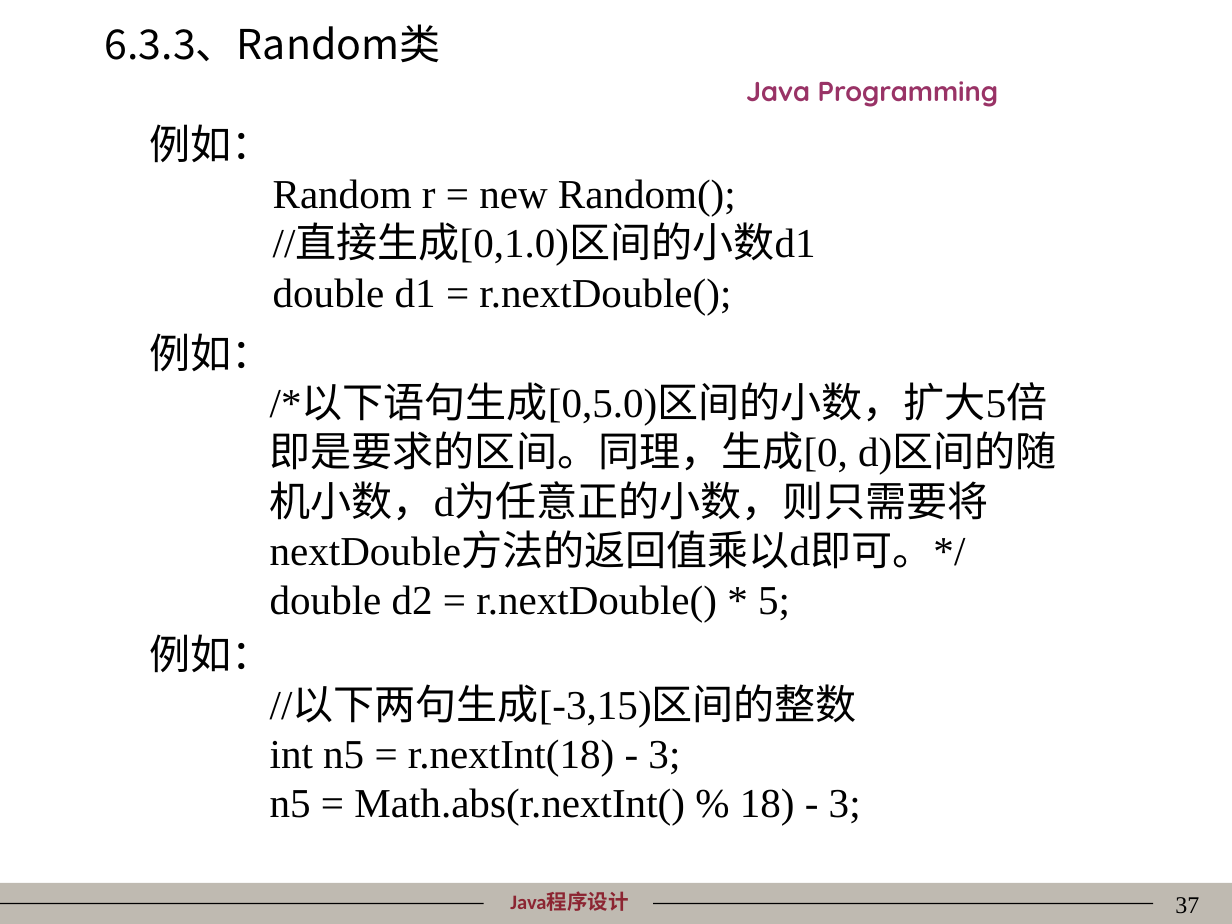
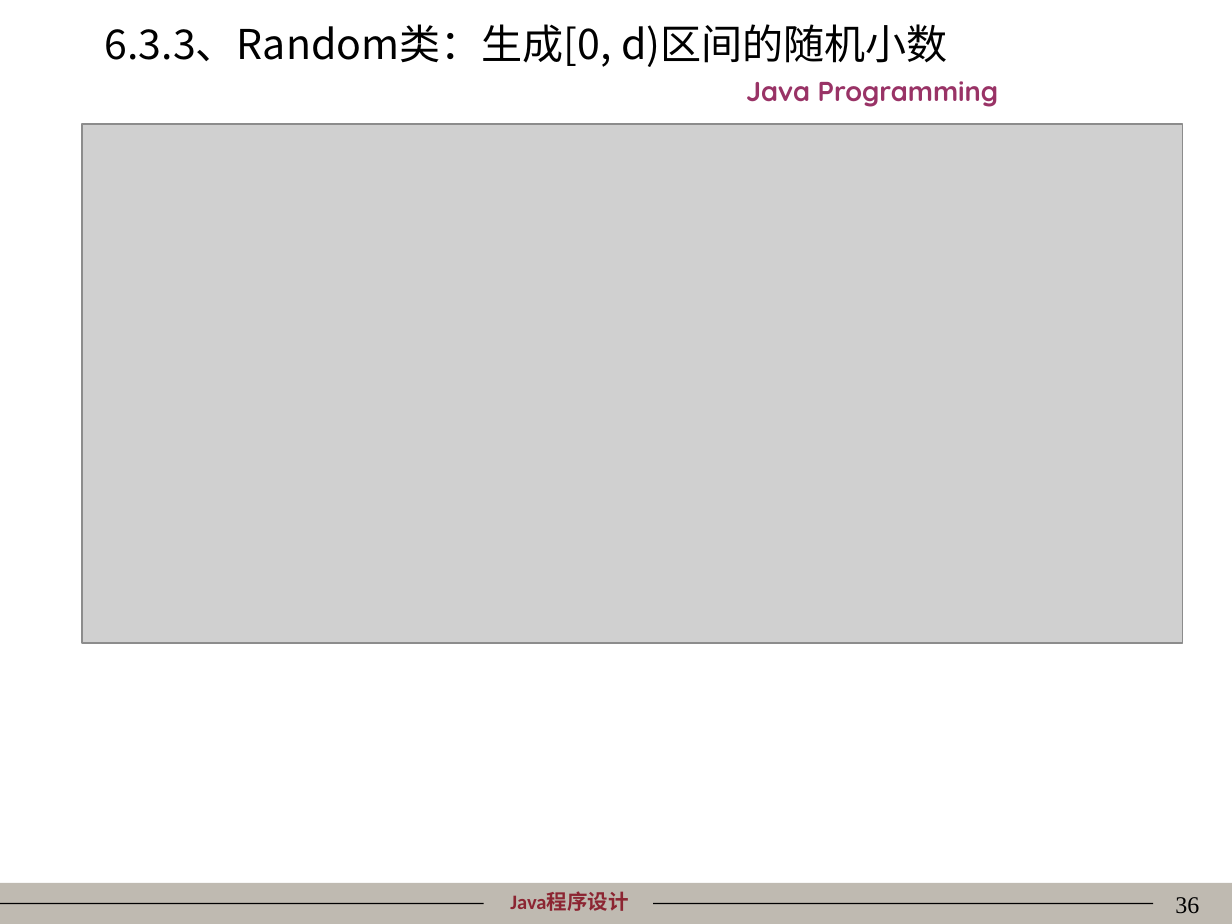
Before and after one commit to mordeky/Java, a slide deck: slide 36 of PPT/06Java常用类及接口.ppt (slide 37 before the commit). Drawn at 1232x924 pixels with LibreOffice and Linux fonts; fonts in the diff are those of the drawing; grey boxes stand for pictures; background and template pictures are left out. Boxes give left, top, right and bottom in pixels: in the first picture for what was removed or moved away, otherwise in the second. Text is boxed around its words. In the diff, an @@ line names an element or a change of style, - is before the commit and + after.

```diff
--- a/PPT/06Java常用类及接口.ppt
+++ b/PPT/06Java常用类及接口.ppt
@@ title at [105, 24, 948, 67]: text changed @@
-6.3.3、Random类
+6.3.3、Random类：生成[0, d)区间的随机小数
@@ picture added at [83, 124, 1183, 643] @@
@@ text removed at [149, 124, 816, 315] @@
-例如：
-Random r = new Random();
-//直接生成[0,1.0)区间的小数d1
-double d1 = r.nextDouble();
@@ text removed at [149, 333, 1057, 622] @@
-例如：
-/*以下语句生成[0,5.0)区间的小数，扩大5倍即是要求的区间。同理，生成[0, d)区间的随机小数，d为任意正的小数，则只需要将nextDouble方法的返回值乘以d即可。*/
-double d2 = r.nextDouble() * 5;
@@ text removed at [149, 634, 861, 825] @@
-例如：
-//以下两句生成[-3,15)区间的整数
-int n5 = r.nextInt(18) - 3;
-n5 = Math.abs(r.nextInt() % 18) - 3;
@@ page number at [1175, 897, 1199, 914]: text changed @@
-37
+36
```
Also in this commit, not shown: 26 other slides changed, 1 slide added, 2 slides removed, 43 other files.
